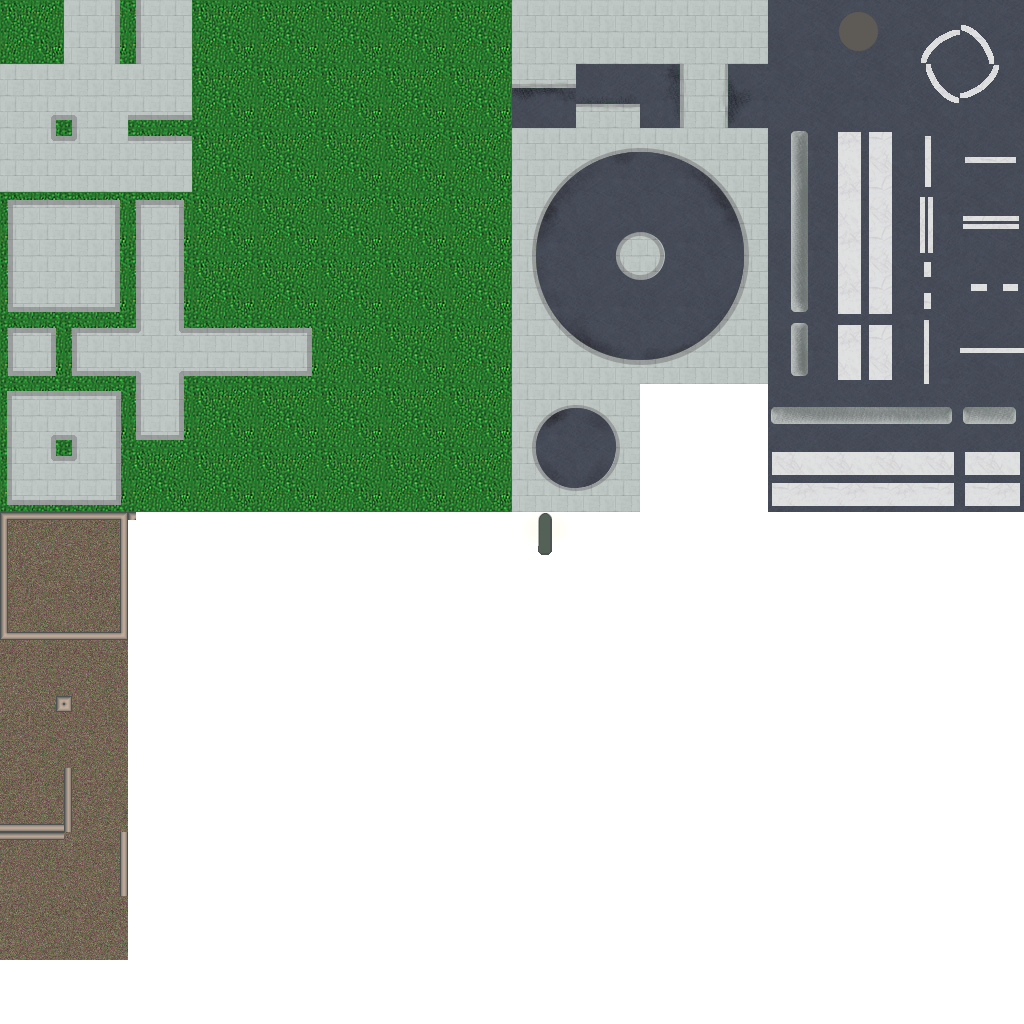
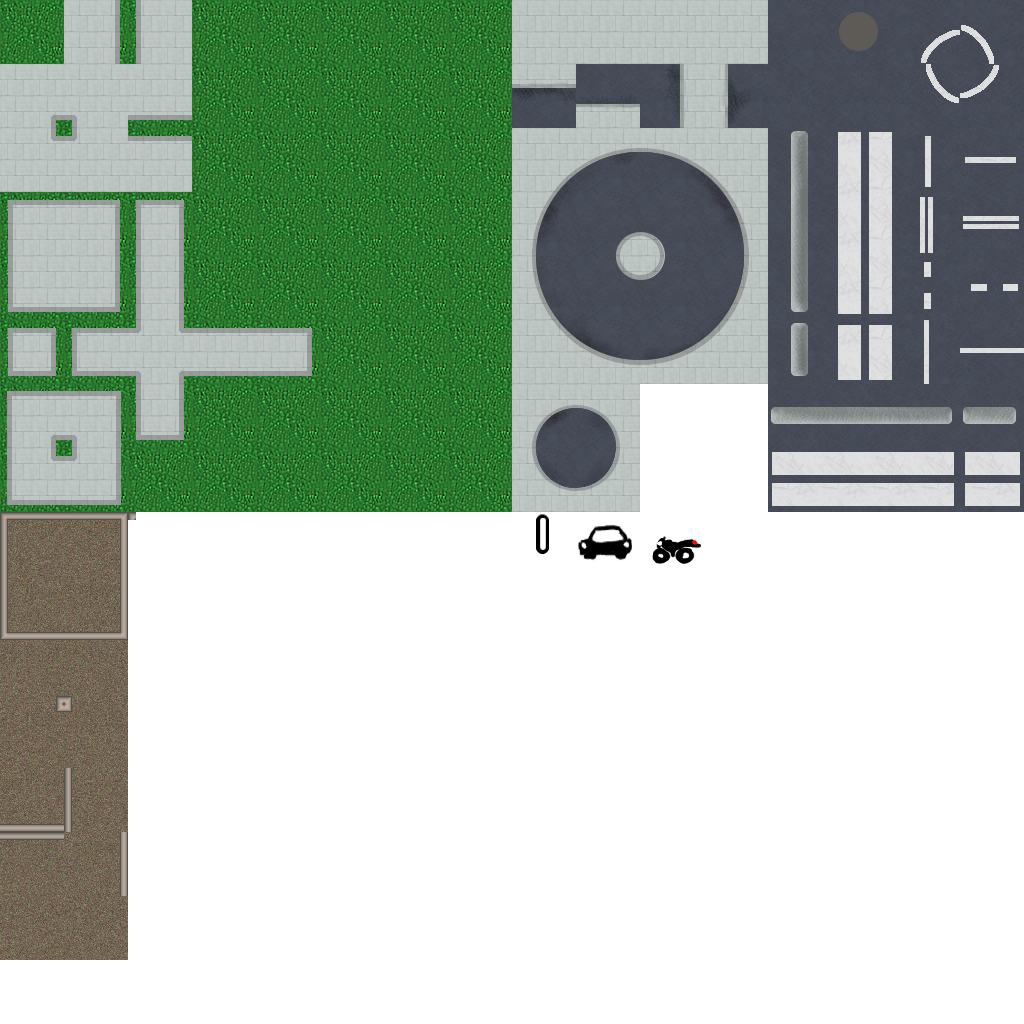
Revision of a layered 1024 x 1024 image; what changed, layer by layer:
painted on "Objects" over [523, 513, 701, 565]
